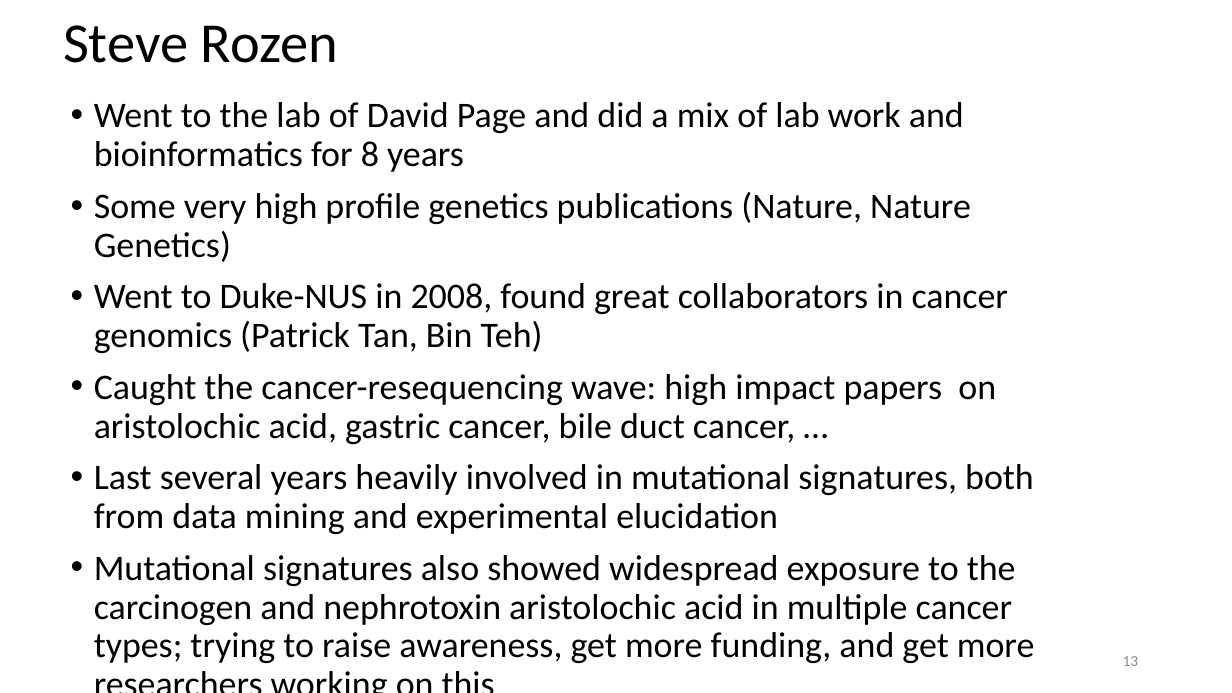
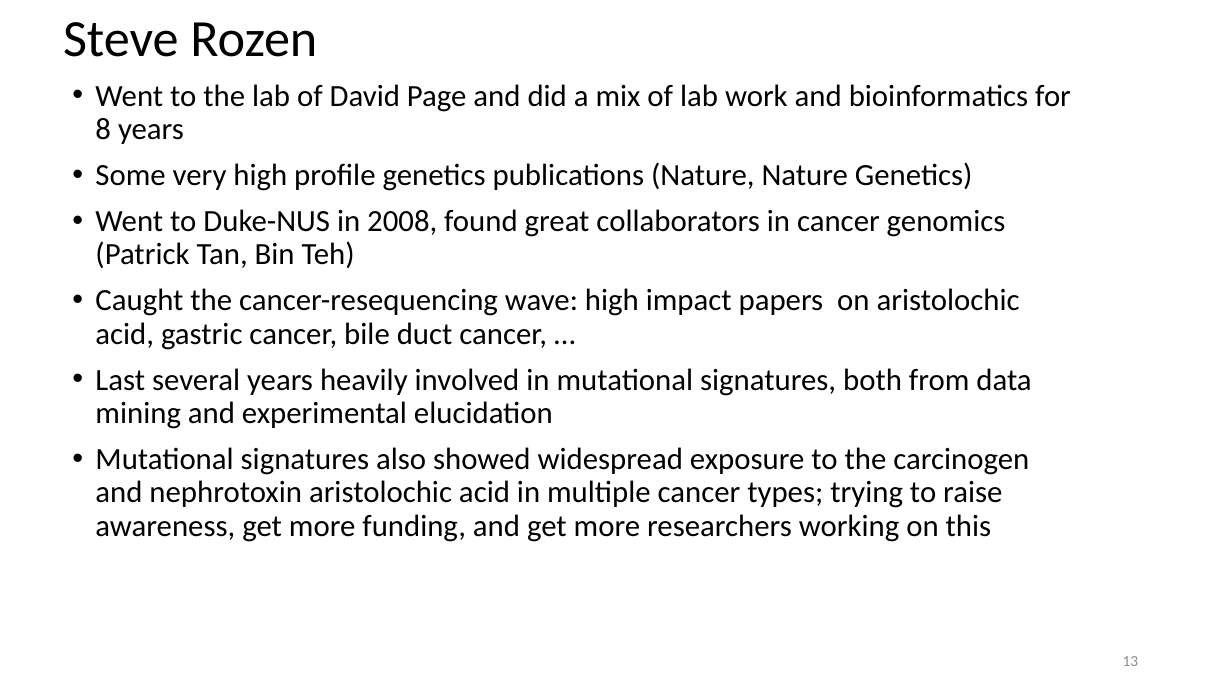
Before and after one commit to steverozen/ISMB.mutsig.tutorial, a slide deck: slide 13 of Tut1.Lecture.0.short.intro.pptx. Drawn at 1232x693 pixels with LibreOffice and Linux fonts; fonts in the diff are those of the drawing. Boxes give left, top, right and bottom in pixels: in the first picture for what was removed or moved away, otherwise in the second. Text is boxed around its words. In the diff, an @@ line names an element or a change of style, - is before the commit and + after.

```diff
--- a/Tut1.Lecture.0.short.intro.pptx
+++ b/Tut1.Lecture.0.short.intro.pptx
@@ text "Steve Rozen" at box(63, 22, 317, 57): size 44 to 40.7 pt; line spacing 0.9 to 0.7 @@
@@ text "Went to the lab of ...": place and size @@
-text "Went to the lab of ..." at box(94, 102, 1034, 663)
+text "Went to the lab of ..." at box(95, 84, 1071, 542)
@@ text "Went to the lab of ..." at box(95, 84, 1071, 542): size 28 to 24 pt @@
```
Also in this commit, not shown: 8 other slides changed.
